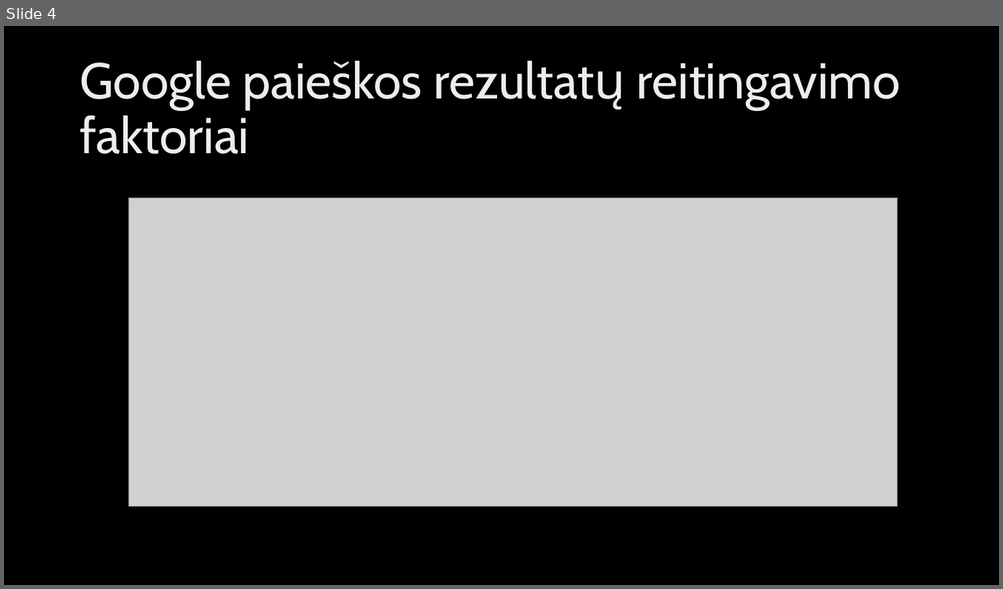
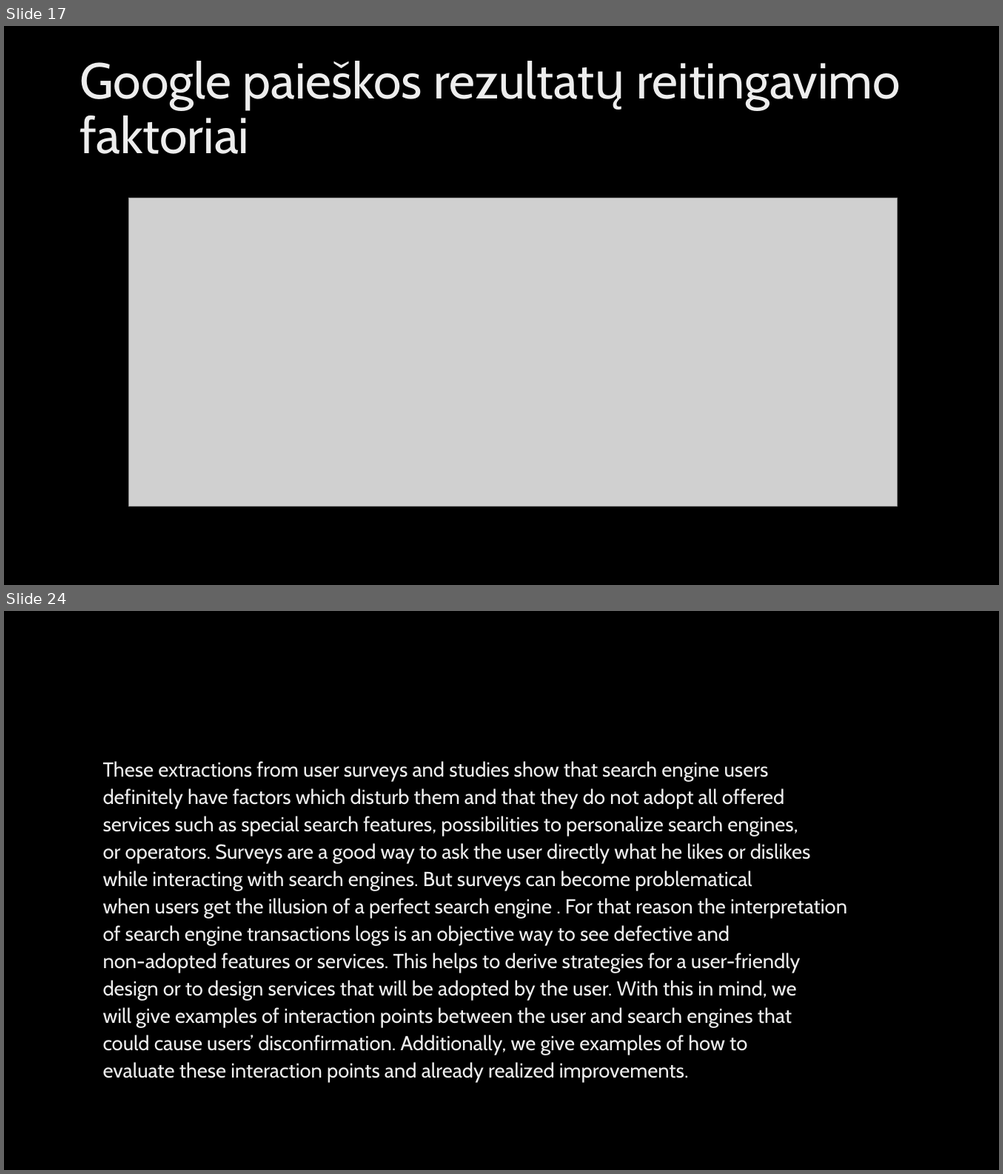
Before and after one commit to MariusKra/InformaciniuSistemuProjektas, a slide deck: IIS pristatymas/Žiniatinklio paieškos rezultatų kokybės vertinimas.pptx. Shown one above the other, each under a label of ours: slide 4 before the commit, slides 17 and 24 after it; the slides between them are not shown. The pictures are 1003x589 and 1003x1174 pixels, drawn with LibreOffice and Linux fonts; fonts in the diff are those of the drawing; grey boxes stand for pictures; background and template pictures are left out. Boxes give left, top, right and bottom in pixels: in the first picture for what was removed or moved away, otherwise in the second. Text is boxed around its words. In the diff, an @@ line names an element or a change of style, - is before the commit and + after.

```diff
--- a/IIS pristatymas/Žiniatinklio paieškos rezultatų kokybės vertinimas.pptx
+++ b/IIS pristatymas/Žiniatinklio paieškos rezultatų kokybės vertinimas.pptx
@@ slide 24 added at (4,611,999,1170), background picture (left out) @@
@@ text added at (103,761,847,1083), 19.6 pt, text gradient #BFBFBF to #EDEDED to #FFFFFF @@
+These extractions from user surveys and studies show that search engine users
+definitely have factors which disturb them and that they do not adopt all offered
+services such as special search features, possibilities to personalize search engines,
+or operators. Surveys are a good way to ask the user directly what he likes or dislikes
+while interacting with search engines. But surveys can become problematical
+when users get the illusion of a perfect search engine . For that reason the interpretation
+of search engine transactions logs is an objective way to see defective and
+non-adopted features or services. This helps to derive strategies for a user-friendly
+design or to design services that will be adopted by the user. With this in mind, we
+will give examples of interaction points between the user and search engines that
+could cause users’ disconfirmation. Additionally, we give examples of how to
+evaluate these interaction points and already realized improvements.
@@ what was slide 4 is now slide 17 @@
```
Also in this commit, not shown: 2 slides changed, 21 other slides added.
